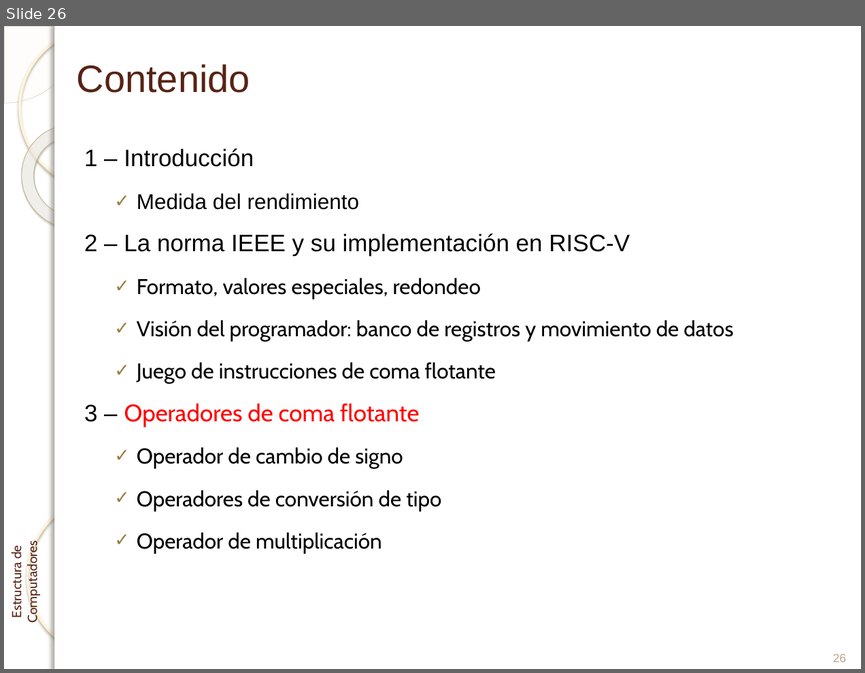
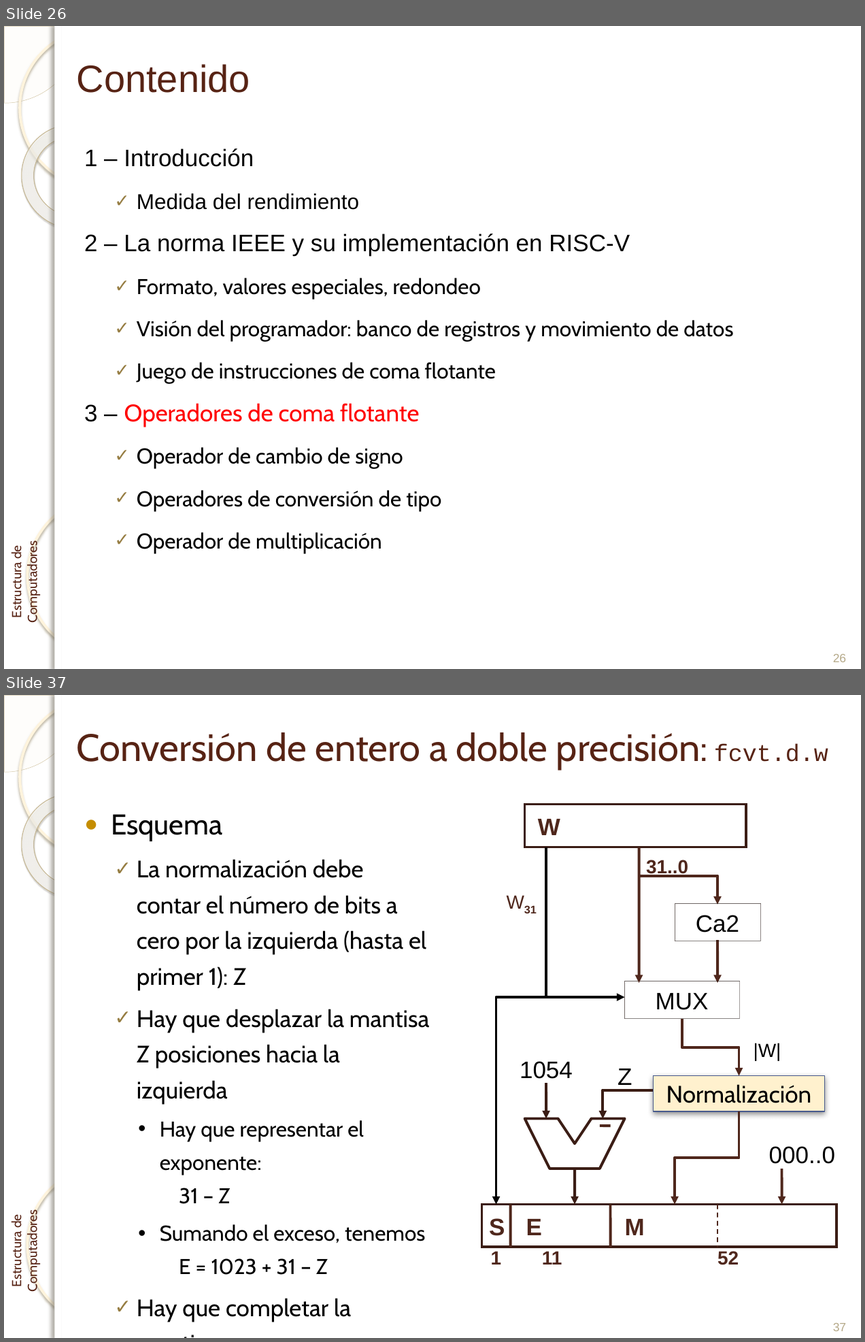
Before and after one commit to enriquesquintana/ETC, a slide deck: ETC_RISCV/Teoría/Tema 4. Aritmética de coma flotante_RISCV.pptx. Shown one above the other, each under a label of ours: slide 26 before the commit, slides 26 and 37 after it; the slides between them are not shown. The pictures are 865x673 and 865x1342 pixels, drawn with LibreOffice and Linux fonts; fonts in the diff are those of the drawing; background and template pictures are left out. Boxes give left, top, right and bottom in pixels: in the first picture for what was removed or moved away, otherwise in the second. Text is boxed around its words. In the diff, an @@ line names an element or a change of style, - is before the commit and + after.

```diff
--- a/ETC_RISCV/Teoría/Tema 4. Aritmética de coma flotante_RISCV.pptx
+++ b/ETC_RISCV/Teoría/Tema 4. Aritmética de coma flotante_RISCV.pptx
@@ slide 37 added at bbox=[4, 695, 861, 1338], background picture (left out); not listed: 7 template elements that a slide beside it also shows @@
@@ title added at bbox=[77, 732, 828, 770], 32 pt, text #572314 @@
+Conversión de entero a doble precisión: fcvt.d.w
@@ text added at bbox=[111, 814, 429, 1321], 20 pt, text #000000 @@
+● Esquema
+  ✓ La normalización debe contar el número de bits a cero por la izquierda (hasta el primer 1): Z
+  ✓ Hay que desplazar la mantisa Z posiciones hacia la izquierda
+    • Hay que representar el exponente:
+      31 – Z
+    • Sumando el exceso, tenemos
+      E = 1023 + 31 – Z
+  ✓ Hay que completar la mantisa con ceros
@@ group added at bbox=[482, 804, 837, 1265]: 13 texts, 7 freeform shapes, 5 rectangles, 5 arrows, 4 lines @@
+S
+E
+M
+1
+11
+52
+W
+1054
+Normalización
+Z
+000..0
+MUX
+Ca2
+31..0
+W31
+|W|
@@ page number added at bbox=[833, 1323, 846, 1331], 10 pt, text #B6A98A @@
+37
```
Also in this commit, not shown: 3 slides changed, 14 other slides added, 3 other files.
